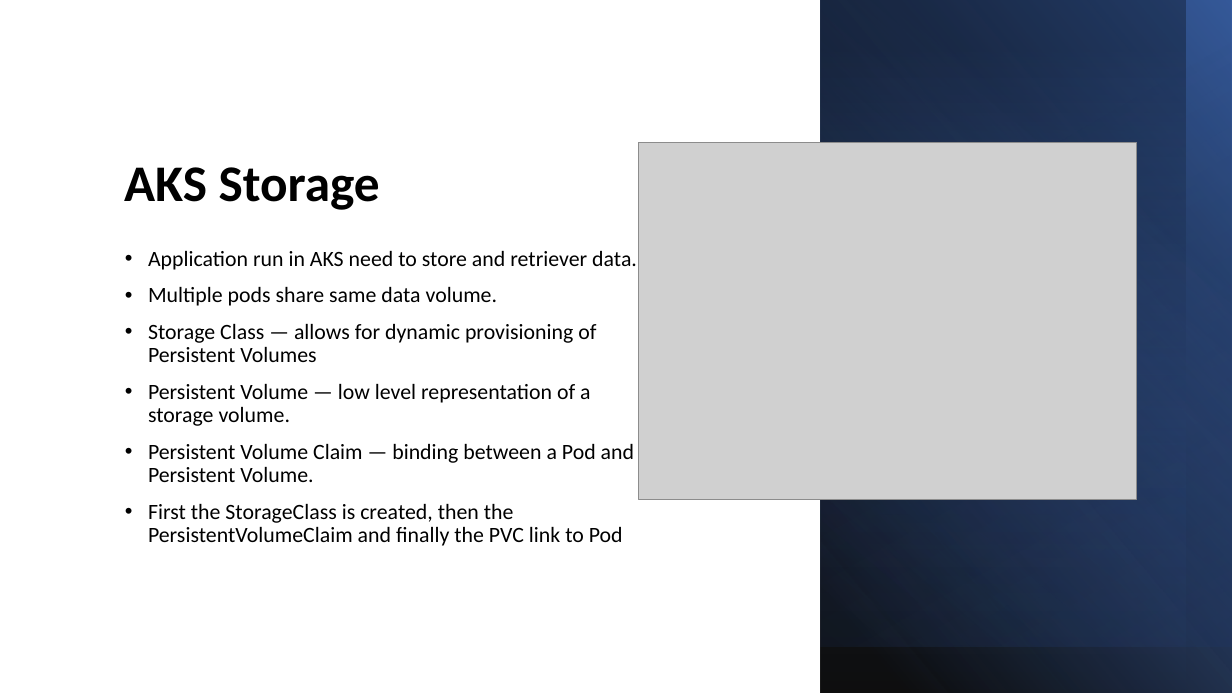
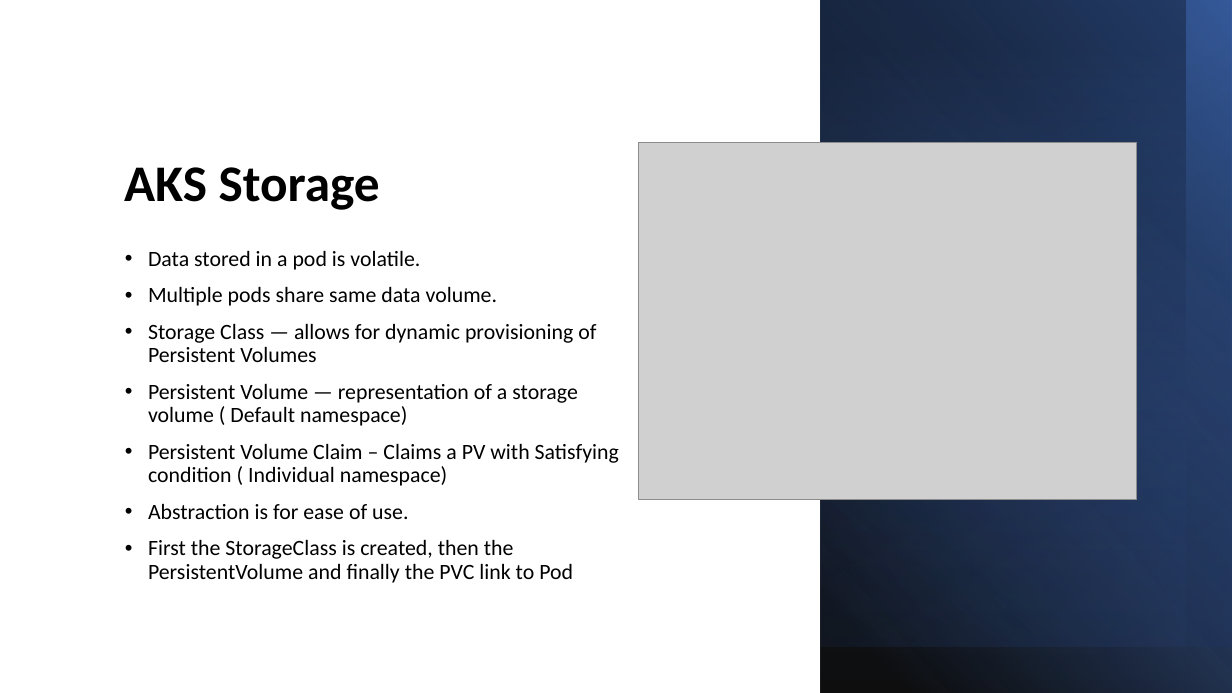
Before and after one commit to rahulrajdevopscloud/aks, a slide deck: slide 10 of AKSZerotoHero.pptx. Drawn at 1232x693 pixels with LibreOffice and Linux fonts; fonts in the diff are those of the drawing; grey boxes stand for pictures. Boxes give left, top, right and bottom in pixels: in the first picture for what was removed or moved away, otherwise in the second. Text is boxed around its words. In the diff, an @@ line names an element or a change of style, - is before the commit and + after.

```diff
--- a/AKSZerotoHero.pptx
+++ b/AKSZerotoHero.pptx
@@ text at <box>148,251,420,270</box>: text changed @@
-• Application run in AKS need to store and retriever data.
+• Data stored in a pod is volatile.
@@ text at <box>148,384,619,583</box>: text changed @@
-• Persistent Volume — low level representation of a storage volume.
-• Persistent Volume Claim — binding between a Pod and Persistent Volume.
-• First the StorageClass is created, then the PersistentVolumeClaim and finally the PVC link to Pod
+• Persistent Volume — representation of a storage volume ( Default namespace)
+• Persistent Volume Claim – Claims a PV with Satisfying condition ( Individual namespace)
+• Abstraction is for ease of use.
+• First the StorageClass is created, then the PersistentVolume and finally the PVC link to Pod
```
Also in this commit, not shown: 4 other slides changed, 1 slide added, 1 slide removed, 3 other files.
